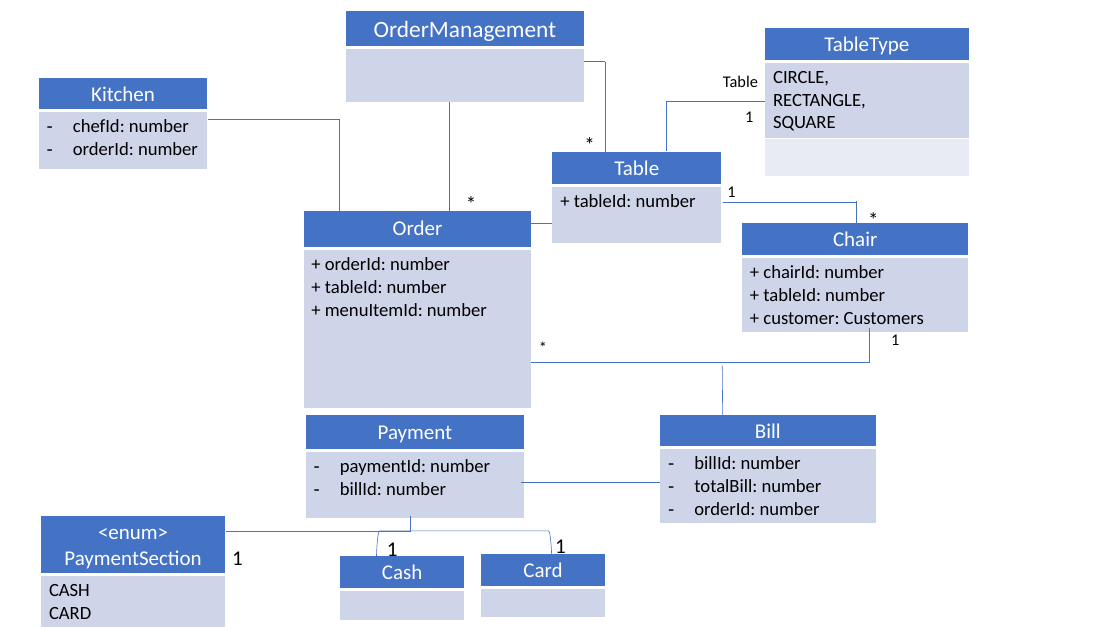
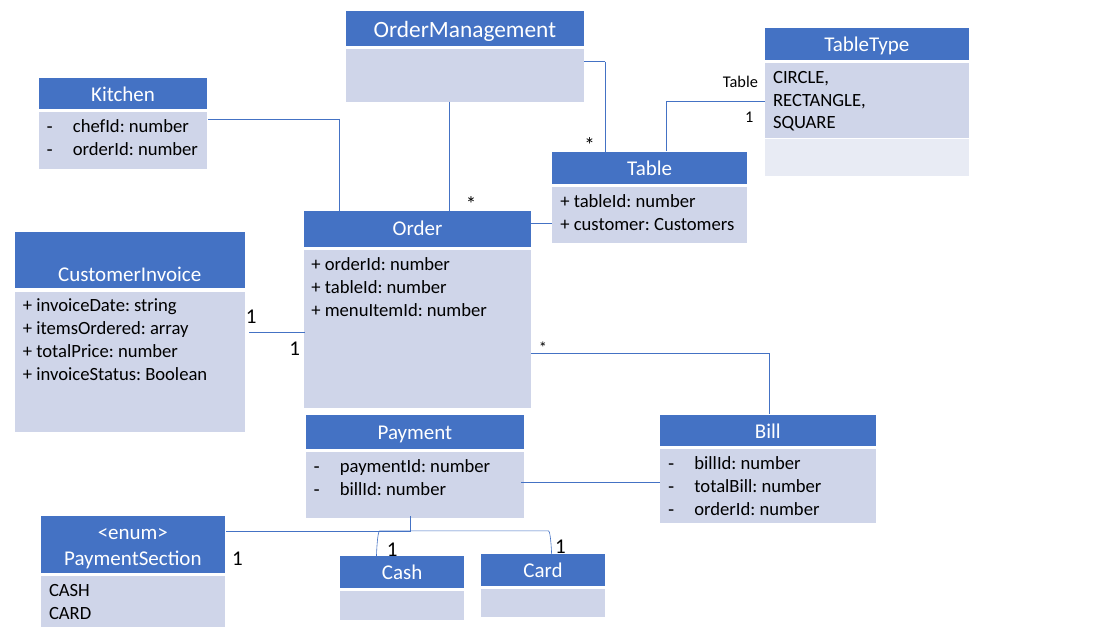
Before and after one commit to VANSAOHANG/RestaurantMS, a slide deck: slide 5 of Restaurant Management System.pptx. Drawn at 1120x630 pixels with LibreOffice and Linux fonts; fonts in the diff are those of the drawing. Boxes give left, top, right and bottom in pixels: in the first picture for what was removed or moved away, otherwise in the second. Text is boxed around its words. In the diff, an @@ line names an element or a change of style, - is before the commit and + after.

```diff
--- a/Restaurant Management System.pptx
+++ b/Restaurant Management System.pptx
@@ table at (552, 151, 748, 244) @@
-row 2, column 1: + tableId: number
+row 2, column 1: + tableId: number / + customer: Customers
@@ table: place and size @@
-table at (552, 151, 722, 244)
+table at (552, 151, 748, 244)
@@ line removed from (723, 202) to (856, 202) @@
@@ line removed from (857, 202) to (857, 223) @@
@@ text removed at (860, 202, 907, 236) @@
-*
@@ table added at (14, 231, 245, 433), 2 rows, 1 columns @@
+CustomerInvoice
++ invoiceDate: string / + itemsOrdered: array / + totalPrice: number / + invoiceStatus: Boolean
@@ table removed at (742, 223, 970, 333), 2 rows, 1 columns @@
-Chair
-+ chairId: number / + tableId: number / + customer: Customers
@@ text "1": place and size @@
-text "1" at (727, 186, 735, 197)
+text "1" at (246, 309, 257, 323)
@@ text "1" at (246, 309, 257, 323): size 14 to 18 pt @@
@@ line added from (249, 332) to (305, 332), #4472C4 0.5 pt @@
@@ text "1" at (289, 341, 300, 355): size 14 to 18 pt @@
@@ text "1": place and size @@
-text "1" at (891, 334, 899, 345)
+text "1" at (289, 341, 300, 355)
@@ line moved from (870, 362) - (531, 362) to (769, 353) - (531, 353) @@
@@ line moved from (870, 329) - (870, 362) to (769, 425) - (769, 353) @@
@@ line removed from (723, 365) to (723, 417) @@
```
Also in this commit, not shown: 2 other slides changed, 1 other file.
